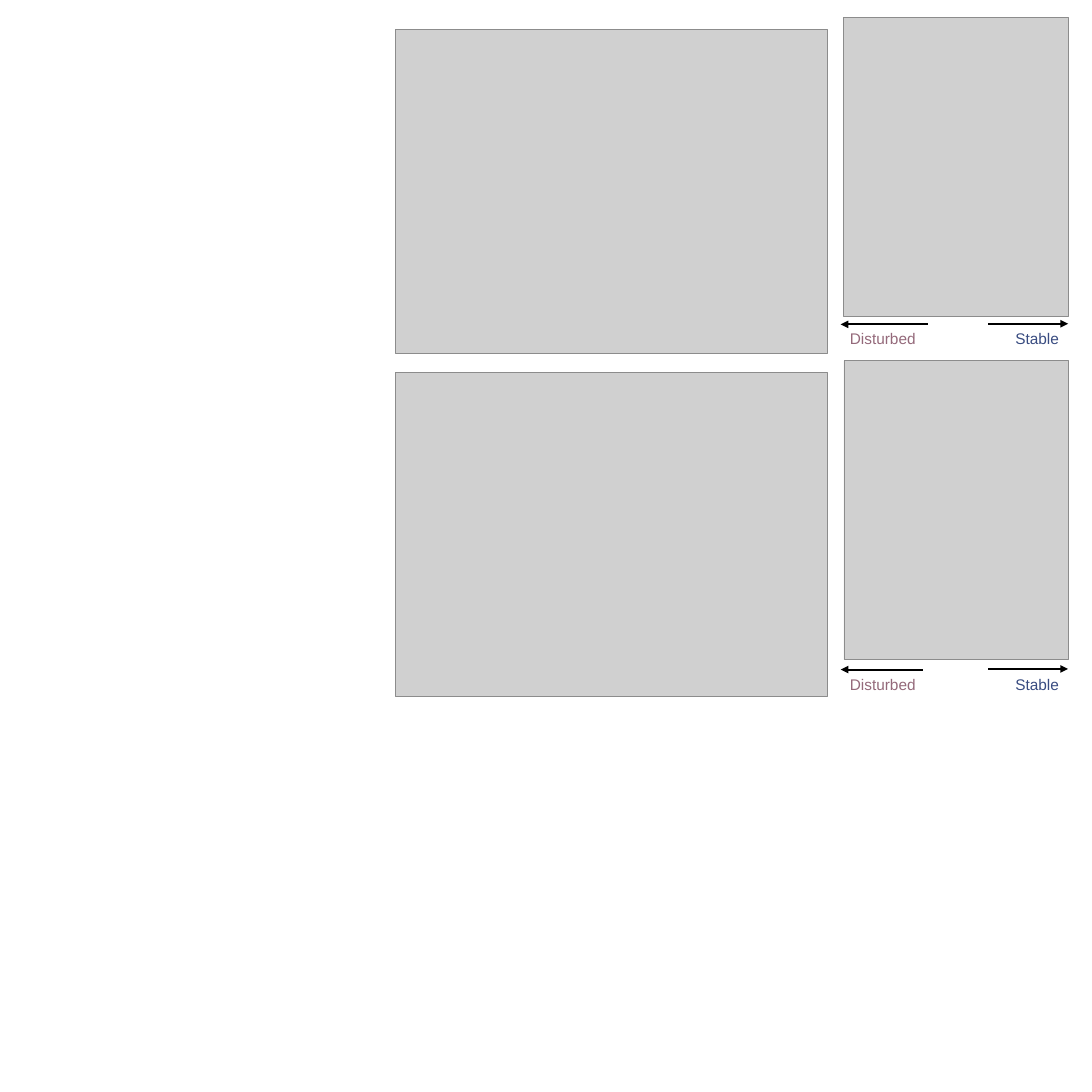
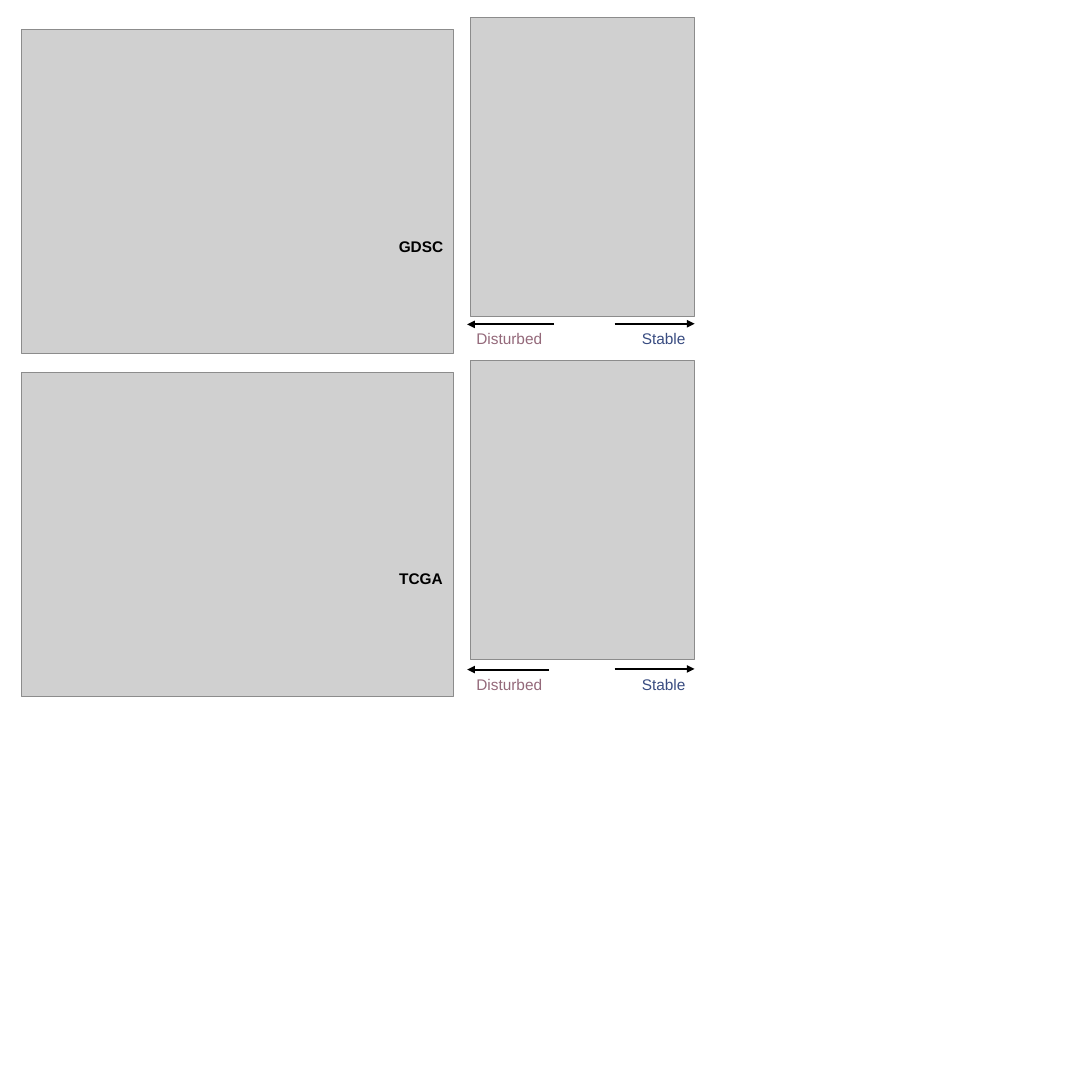
Before and after one commit to Vinnish-A/drug-glioma, a slide deck: slide 2 of docs/figure.pptx. Drawn at 1092x1092 pixels with LibreOffice and Linux fonts; fonts in the diff are those of the drawing; grey boxes stand for pictures. Boxes give left, top, right and bottom in pixels: in the first picture for what was removed or moved away, otherwise in the second. Text is boxed around its words. In the diff, an @@ line names an element or a change of style, - is before the commit and + after.

```diff
--- a/docs/figure.pptx
+++ b/docs/figure.pptx
@@ text added at [399, 241, 443, 252], 12 pt, text #000000, bold @@
+GDSC
@@ text added at [399, 573, 443, 584], 12 pt, text #000000, bold @@
+TCGA
@@ 4 pictures, 4 texts, 4 arrows: place and size @@
-4 pictures, 4 texts, 4 arrows at [395, 18, 1068, 696]
+4 pictures, 4 texts, 4 arrows at [21, 18, 694, 696]
```
Also in this commit, not shown: 9 other files.
